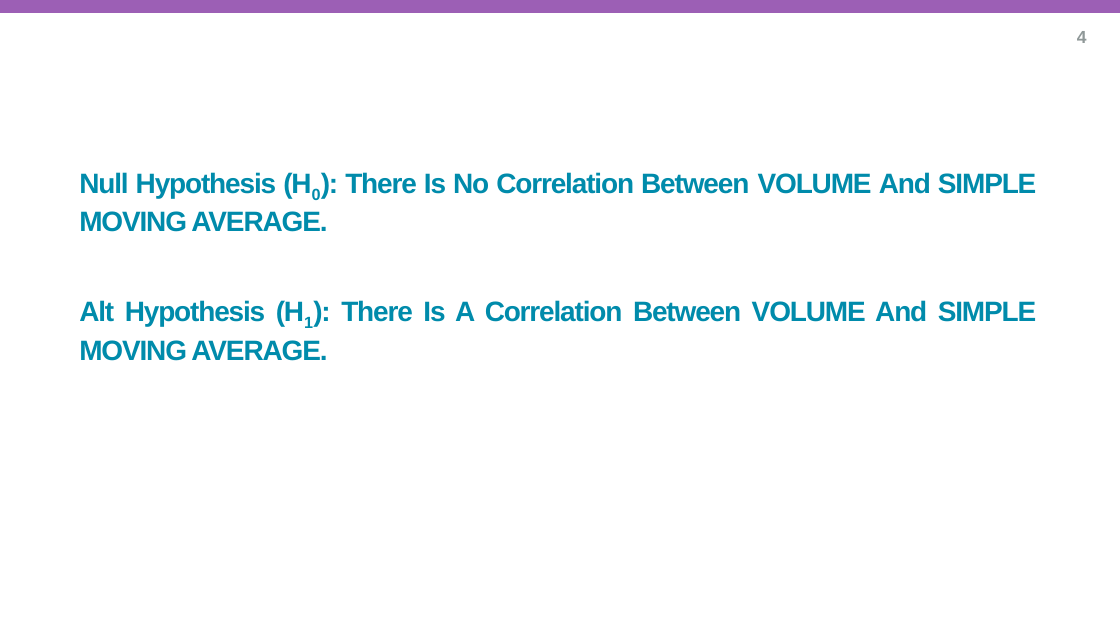
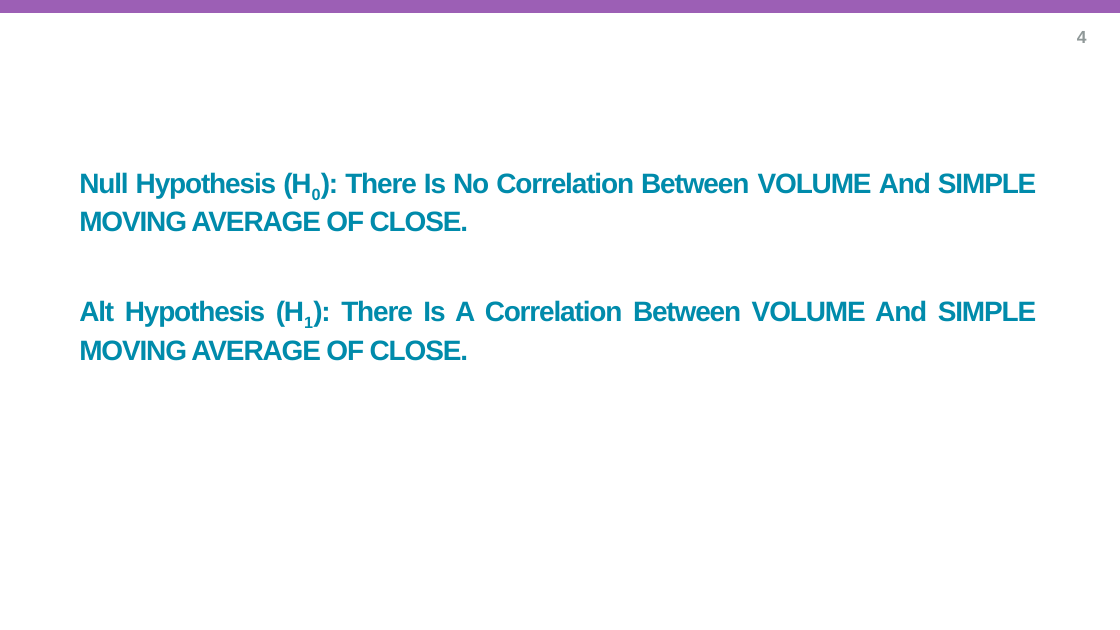
Before and after one commit to aa24abf/A246_7COM1079, a slide deck: slide 6 of reseach_question_presentation_template.pptx. Drawn at 1120x630 pixels with LibreOffice and Linux fonts; fonts in the diff are those of the drawing; background and template pictures are left out. Boxes give left, top, right and bottom in pixels: in the first picture for what was removed or moved away, otherwise in the second. Text is boxed around its words. In the diff, an @@ line names an element or a change of style, - is before the commit and + after.

```diff
--- a/reseach_question_presentation_template.pptx
+++ b/reseach_question_presentation_template.pptx
@@ subtitle at (79,172,1036,361): text changed @@
-Null Hypothesis (H0): There Is No Correlation Between VOLUME And SIMPLE MOVING AVERAGE.
-Alt Hypothesis (H1): There Is A Correlation Between VOLUME And SIMPLE MOVING AVERAGE.
+Null Hypothesis (H0): There Is No Correlation Between VOLUME And SIMPLE MOVING AVERAGE OF CLOSE.
+Alt Hypothesis (H1): There Is A Correlation Between VOLUME And SIMPLE MOVING AVERAGE OF CLOSE.
```
